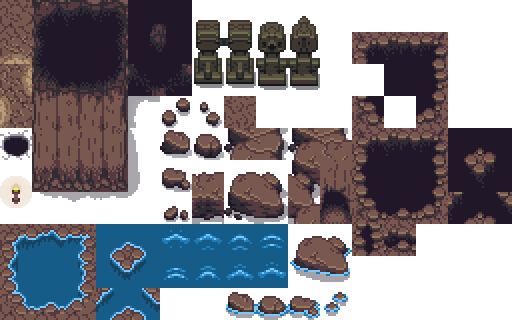
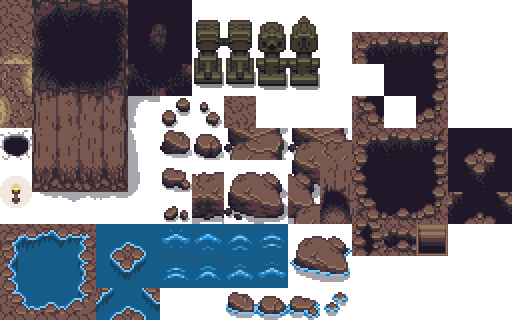
Layered file, before and after one edit (512×320). Changes by layer:
renamed "Layer 1" to "stairway 32x32.png", moved it above "Layer 0", painted on it over [416, 224, 448, 256]
renamed "Layer 3 copy 4" to "Layer 0", showed it, painted on it over [416, 224, 448, 256]
